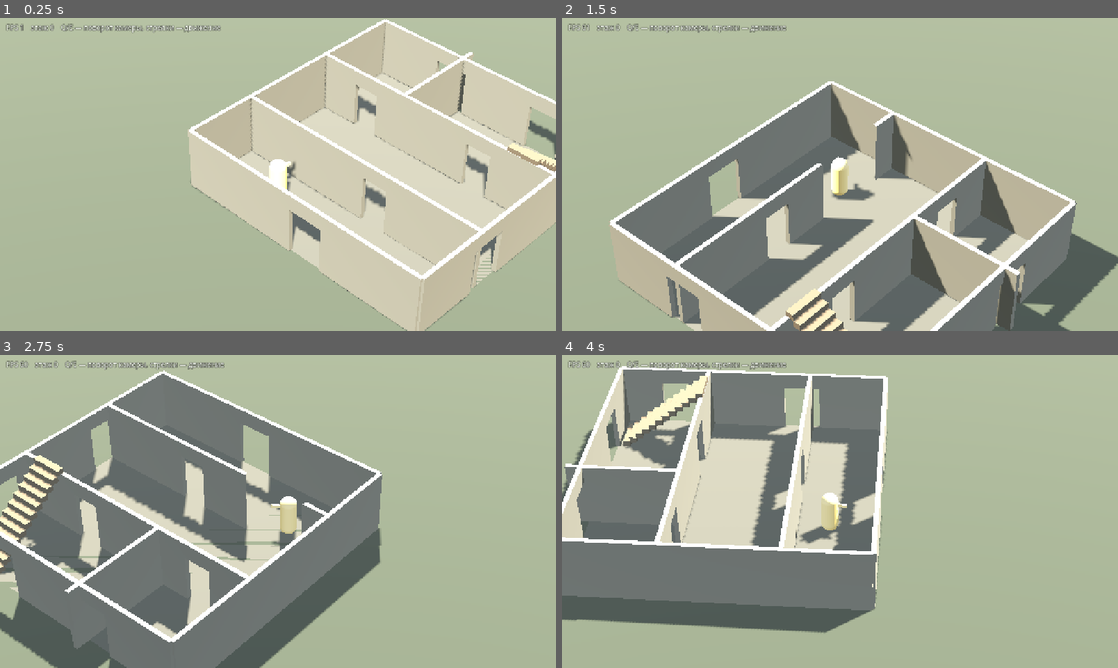
Above: before the commit, frames 1-4 (two rows, left to right).
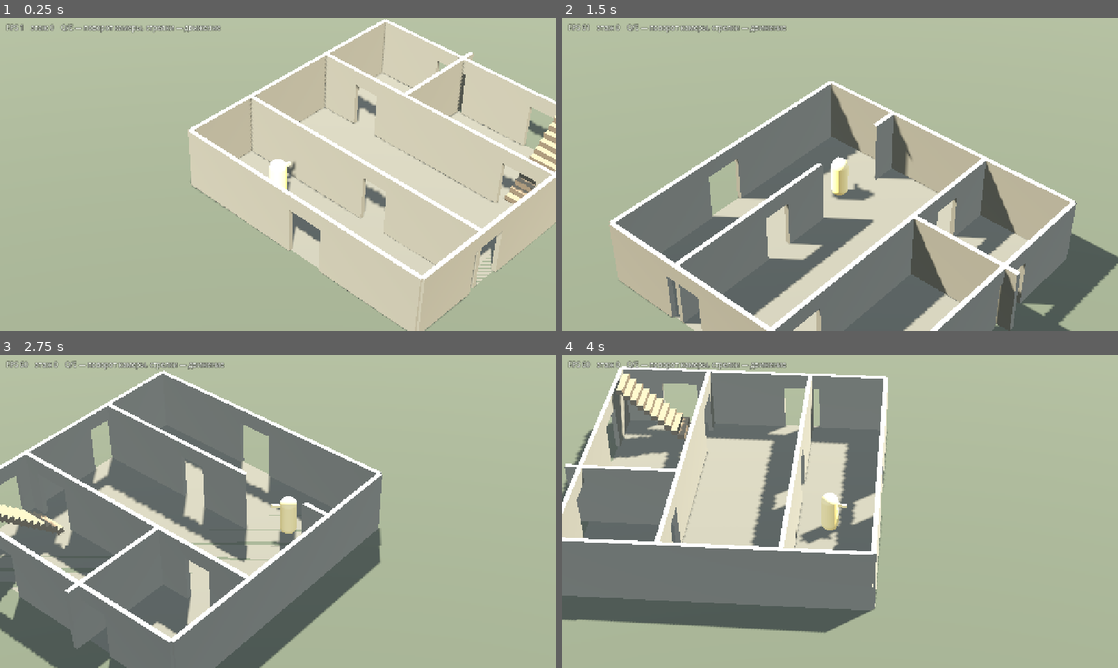
Above: after the commit, the same moments.

Repository: SashkoSoft/Godot_skilled
Game: Godot game, scene res://main.tscn
Same seed, same stepped clock (60 frames per second), same inputs: the game is played once before the commit and once after it.
Inputs:
- Up to frame 1 (0.25 s): no input
- Up to frame 2 (1.5 s): hold Right (ui_right) 0.53-1.28 s; hold Q 0.53-1.28 s; hold Down (ui_down) from 1.28 s (still down); tap E at 1.35 s
- Up to frame 3 (2.75 s): release Down (ui_down) at 2.03 s; hold Right (ui_right) from 2.03 s (still down); hold Q from 2.03 s (still down)
- Up to frame 4 (4 s): release Right (ui_right) at 2.78 s; release Q at 2.78 s; hold Up (ui_up) 2.78-3.53 s; tap E at 2.85 s; hold Left (ui_left) from 3.53 s (still down); hold Q from 3.53 s (still down)

The runs differ from the first frame. In frame 1, 1.1% of the frame differs, in the area x 82-100%, y 31-62%; in frame 2, 1.5%; in frame 3, 2.6%, in the area x 0-19%, y 32-80%; in frame 4, 2.4%.

Commit message:
Лестница: до неё нельзя было дойти
Три бага, каждый из которых в одиночку делал второй этаж недостижимым:

1. Лестница упиралась нижней ступенью в дальнюю стену — подойти к ней
   было физически негде. Развёрнута низом в комнату.
2. Она же оказалась за глухой перегородкой: проём в ней был в другом
   месте. Проём поставлен напротив лестницы.
3. Плита перекрытия не удалялась при вырезании лестничного проёма —
   искали узел по имени среди тел, а имя присвоено мешу. Игрок бился
   головой в потолок посреди подъёма.

Ступени теперь только визуал, физика — клин (ConvexPolygonShape3D):
CharacterBody3D не умеет шагать на уступ, а у коробки-рампы торчит
торец, между которым и полом капсула зажимается.

Добавлен --walk-test: игрок сам проходит маршрут до лестницы и наверх,
печатая, где застрял. Именно он и нашёл все три причины.

Co-Authored-By: Claude Opus 5 (1M context) <noreply@anthropic.com>
Claude-Session: https://claude.ai/code/session_01FPrhjLxAG2mJUWcS5VWYtY

Diff:
--- a/game/building.gd
+++ b/game/building.gd
@@ -107,7 +107,8 @@
 	_wall_run(f, Vector3(0, y, half), Vector3(1, 0, 0), SIZE, [Vector2(0.5, 1.6)])
 
 	# Внутренние перегородки: коридор по центру + две комнаты, проёмы дверные.
-	_wall_run(f, Vector3(0, y, -2.0), Vector3(1, 0, 0), SIZE, [Vector2(-3.5, DOOR_W), Vector2(2.5, DOOR_W)], true)
+	# Проём напротив лестницы обязателен: иначе к ней просто не подойти.
+	_wall_run(f, Vector3(0, y, -2.0), Vector3(1, 0, 0), SIZE, [Vector2(-3.5, DOOR_W), Vector2(4.5, 1.6)], true)
 	_wall_run(f, Vector3(0, y, 2.6), Vector3(1, 0, 0), SIZE, [Vector2(1.0, DOOR_W)], true)
 	_wall_run(f, Vector3(-1.5, y, -4.3), Vector3(0, 0, 1), 4.6, [] as Array[Vector2], true)
 
@@ -183,11 +184,16 @@
 
 ## Проём в перекрытии под лестницу.
 func _stairwell_hole(f: int) -> void:
-	# Плита строится целиком, поэтому вырезаем «дыру» тем, что ставим
-	# перекрытие четырьмя кусками вокруг лестничного проёма.
-	var slab: Node = get_node_or_null("Floor_%d" % f)
-	if slab:
-		slab.queue_free()
+	# Плита строится целиком, поэтому убираем её и ставим перекрытие кусками
+	# вокруг лестничного проёма.
+	# Имя задаётся мешу, а тело — его родитель: искать надо через меш,
+	# иначе плита остаётся на месте и игрок бьётся головой на лестнице.
+	for mi in fadeable.duplicate():
+		if mi.name == "Floor_%d" % f:
+			fadeable.erase(mi)
+			var body: Node = mi.get_parent()
+			(by_floor[f] as Array).erase(body)
+			body.queue_free()
 	var y := f * FLOOR_HEIGHT
 	var pieces: Array[Rect2] = [
 		Rect2(Vector2(-6, -6), Vector2(9, 12)),
@@ -207,17 +213,47 @@
 
 
 ## Лестница с этажа f на f+1.
+## Ступени — только визуал. Физика — один наклонный коллайдер (рампа):
+## CharacterBody3D не умеет шагать на уступ, для него ступенька это стена.
 func _stairs(f: int) -> void:
 	var steps := 12
 	var y0 := f * FLOOR_HEIGHT
 	var step_h := FLOOR_HEIGHT / float(steps)
-	var step_d := 0.32
+	var step_d := 0.28
+	var z0 := -2.5                      # низ — в комнате, за проёмом в перегородке
+	var run := step_d * steps           # горизонтальная длина
+	var rise := FLOOR_HEIGHT
+
 	for i in steps:
 		var mesh := BoxMesh.new()
 		mesh.size = Vector3(1.4, step_h, step_d)
-		var pos := Vector3(4.5, y0 + step_h * (i + 0.5), -5.6 + step_d * i)
-		var mi := _spawn(mesh, pos, _mat_stair, f)
+		var mi := _spawn_visual(mesh, Vector3(4.5, y0 + step_h * (i + 0.5), z0 - step_d * i),
+				_mat_stair, f)
 		mi.name = "Step_%d_%d" % [f, i]
+
+	# Коллизия лестницы — клин (треугольная призма), а не коробка:
+	# у клина нулевая высота на входе, поэтому нет торца-уступа и капсула
+	# не зажимается между рампой и плитой пола.
+	var hw := 0.75
+	var pts := PackedVector3Array([
+		Vector3(-hw, 0.0, z0),                    # нижняя кромка, у пола
+		Vector3(hw, 0.0, z0),
+		Vector3(-hw, 0.0, z0 - run),              # дальний низ
+		Vector3(hw, 0.0, z0 - run),
+		Vector3(-hw, rise, z0 - run),             # верх лестницы
+		Vector3(hw, rise, z0 - run),
+	])
+	var wedge := ConvexPolygonShape3D.new()
+	wedge.points = pts
+
+	var ramp := StaticBody3D.new()
+	var shape := CollisionShape3D.new()
+	shape.shape = wedge
+	ramp.add_child(shape)
+	ramp.position = Vector3(4.5, y0, 0.0)
+	add_child(ramp)
+	ramp.set_meta("floor", f)
+	(by_floor[f] as Array).append(ramp)
 
 
 func _spawn(mesh: Mesh, pos: Vector3, mat: ShaderMaterial, f: int) -> MeshInstance3D:
@@ -241,3 +277,15 @@
 	fadeable.append(mi)
 	(by_floor[f] as Array).append(body)
 	return mi
+
+
+## Кусок геометрии без коллизии — для того, что не должно мешать движению.
+func _spawn_visual(mesh: Mesh, pos: Vector3, mat: ShaderMaterial, f: int) -> MeshInstance3D:
+	var mi := MeshInstance3D.new()
+	mi.mesh = mesh
+	mi.material_override = mat
+	mi.position = pos
+	add_child(mi)
+	mi.set_meta("floor", f)
+	fadeable.append(mi)
+	return mi
--- a/game/main.gd
+++ b/game/main.gd
@@ -21,6 +21,10 @@
 var _shot_frames: int = SHOT_DEFAULT_FRAMES
 var _shot_yaw_deg: float = -1.0
 var _start_floor: int = 0
+var _walk_test := false
+var _route: Array[Vector3] = []
+var _route_i := 0
+var _route_time := 0.0
 var _frame := 0
 
 
@@ -121,6 +125,17 @@
 	player.rig = rig
 	rig.snap()
 
+	if _walk_test:
+		# Маршрут: старт -> коридор -> комната с лестницей -> низ лестницы -> верх.
+		_route = [
+			Vector3(1.0, 0, 3.4),      # проём в перегородке z=2.6
+			Vector3(2.5, 0, -1.0),     # к проёму в перегородке z=-2.0
+			Vector3(4.5, 0, -1.2),     # к проёму напротив лестницы
+			Vector3(4.5, 0, -2.3),     # встать перед первой ступенью
+			Vector3(4.5, 3, -5.4),     # подъём на второй этаж
+		]
+		player.auto_target = _route[0]
+
 	occ = Occlusion.new()
 	occ.name = "Occlusion"
 	occ.building = building
@@ -144,6 +159,8 @@
 
 func _process(_delta: float) -> void:
 	_frame += 1
+	if _walk_test:
+		_run_walk_test(_delta)
 	if _hud:
 		_hud.text = "FPS %d    этаж %d    Q/E — поворот камеры, стрелки — движение" % [
 			Engine.get_frames_per_second(), player.floor_index
@@ -166,6 +183,8 @@
 			_shot_yaw_deg = float(a.substr(11))
 		elif a.begins_with("--start-floor="):
 			_start_floor = int(a.substr(14))
+		elif a == "--walk-test":
+			_walk_test = true
 
 
 func _take_shot() -> void:
@@ -184,3 +203,33 @@
 		Performance.get_monitor(Performance.RENDER_TOTAL_OBJECTS_IN_FRAME),
 	])
 	get_tree().quit()
+
+
+## Автопроверка проходимости: доходит ли игрок до лестницы и поднимается ли.
+func _run_walk_test(delta: float) -> void:
+	if _route_i >= _route.size():
+		return
+	_route_time += delta
+	var target: Vector3 = _route[_route_i]
+	var flat := Vector2(player.global_position.x - target.x, player.global_position.z - target.z)
+
+	if flat.length() < 0.6 and absf(player.global_position.y - target.y) < 1.2:
+		print("[walk] точка %d достигнута за %.1f с  pos=(%.1f, %.1f, %.1f) этаж %d" % [
+			_route_i, _route_time,
+			player.global_position.x, player.global_position.y, player.global_position.z,
+			player.floor_index])
+		_route_i += 1
+		_route_time = 0.0
+		if _route_i < _route.size():
+			player.auto_target = _route[_route_i]
+		else:
+			print("[walk] маршрут пройден полностью")
+			get_tree().quit()
+		return
+
+	if _route_time > 12.0:
+		print("[walk] ЗАСТРЯЛ на точке %d (цель %.1f, %.1f, %.1f), стоит в (%.1f, %.1f, %.1f) этаж %d" % [
+			_route_i, target.x, target.y, target.z,
+			player.global_position.x, player.global_position.y, player.global_position.z,
+			player.floor_index])
+		get_tree().quit()
--- a/game/player.gd
+++ b/game/player.gd
@@ -13,6 +13,8 @@
 
 var rig: CameraRig
 var floor_index: int = 0        ## этаж, на котором стоит игрок
+## Автопроход: если задан, игрок идёт к точке сам (проверка проходимости).
+var auto_target: Vector3 = Vector3.INF
 
 var _visual: MeshInstance3D
 
@@ -56,8 +58,21 @@
 	if not is_on_floor():
 		velocity += get_gravity() * delta
 
+	var dir := Vector3.ZERO
+	if auto_target != Vector3.INF:
+		var to := auto_target - global_position
+		to.y = 0.0
+		if to.length() > 0.35:
+			dir = to.normalized()
+		_step_up(dir, delta)
+		var want_auto := dir * SPEED
+		velocity.x = move_toward(velocity.x, want_auto.x, ACCEL * delta)
+		velocity.z = move_toward(velocity.z, want_auto.z, ACCEL * delta)
+		move_and_slide()
+		floor_index = int(floor((global_position.y + 0.4) / Building.FLOOR_HEIGHT))
+		return
+
 	var raw := Input.get_vector("ui_left", "ui_right", "ui_up", "ui_down")
-	var dir := Vector3.ZERO
 	if raw.length_squared() > 0.001 and rig:
 		# Поворот ввода на текущий угол камеры: «вверх» — всегда от камеры вперёд.
 		var yaw := rig.get_yaw()
@@ -65,6 +80,7 @@
 		var right := Vector3(cos(yaw), 0.0, -sin(yaw))
 		dir = (right * raw.x + forward * (-raw.y)).normalized()
 
+	_step_up(dir, delta)
 	var want := dir * SPEED
 	velocity.x = move_toward(velocity.x, want.x, ACCEL * delta)
 	velocity.z = move_toward(velocity.z, want.z, ACCEL * delta)
@@ -76,3 +92,45 @@
 		rotation.y = lerp_angle(rotation.y, target_yaw, clampf(12.0 * delta, 0.0, 1.0))
 
 	floor_index = int(floor((global_position.y + 0.4) / Building.FLOOR_HEIGHT))
+
+
+## Шаг на уступ. CharacterBody3D сам на ступеньку не поднимается: для него
+## вертикальный уступ — стена. Пробуем «переставить ногу»: если впереди
+## препятствие не выше STEP_MAX, поднимаем тело на его высоту.
+const STEP_MAX := 0.45
+const STEP_CHECK := 0.45
+
+
+func _step_up(dir: Vector3, _delta: float) -> void:
+	if dir.length_squared() < 0.001 or not is_on_floor():
+		return
+	var space := get_world_3d().direct_space_state
+	var from := global_position + Vector3(0, 0.08, 0)
+	var to := from + dir * STEP_CHECK
+
+	var q := PhysicsRayQueryParameters3D.create(from, to)
+	q.exclude = [get_rid()]
+	if space.intersect_ray(q).is_empty():
+		return   # впереди свободно, шагать некуда
+
+	# Есть ли свободное место на высоте ступени?
+	var up_from := global_position + Vector3(0, STEP_MAX + 0.05, 0)
+	var up_to := up_from + dir * STEP_CHECK
+	var q2 := PhysicsRayQueryParameters3D.create(up_from, up_to)
+	q2.exclude = [get_rid()]
+	if not space.intersect_ray(q2).is_empty():
+		return   # это стена, а не ступень
+
+	# Ищем высоту опоры и переставляем тело.
+	var down_from := up_to
+	var down_to := down_from - Vector3(0, STEP_MAX + 0.1, 0)
+	var q3 := PhysicsRayQueryParameters3D.create(down_from, down_to)
+	q3.exclude = [get_rid()]
+	var hit := space.intersect_ray(q3)
+	if hit.is_empty():
+		return
+	var step_y: float = hit["position"].y
+	if step_y - global_position.y <= 0.02:
+		return
+	global_position.y = step_y + 0.02
+	velocity.y = 0.0
